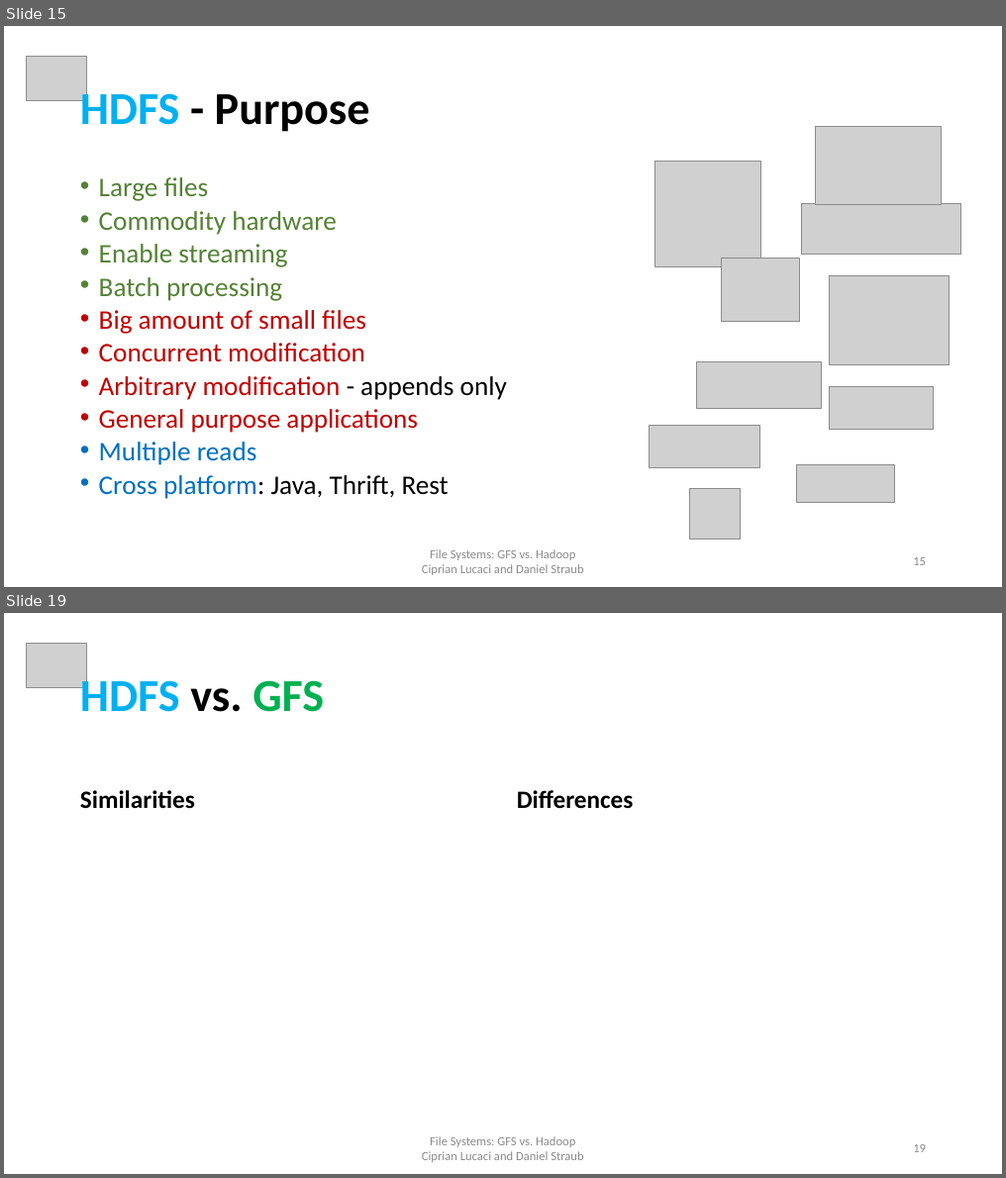
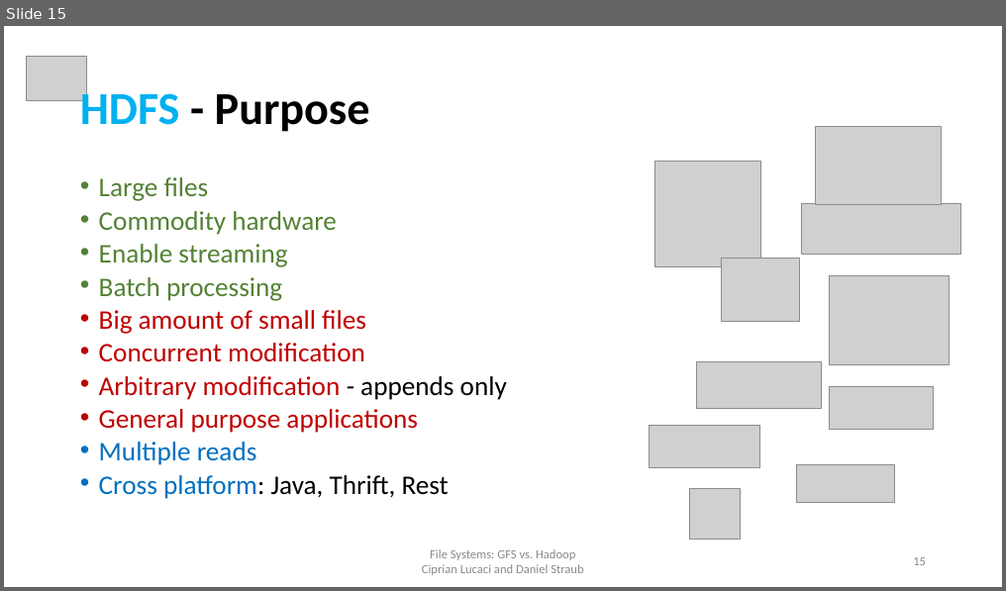
Before and after one commit to cipri7329/ss15-seminar, a slide deck: Presentation/DistributedFileSystems_Cipri.pptx. Shown one above the other, each under a label of ours: slides 15 and 19 before the commit, slide 15 after it; the slides between them are not shown. The pictures are 1006x1178 and 1006x591 pixels, drawn with LibreOffice and Linux fonts; fonts in the diff are those of the drawing; grey boxes stand for pictures; background and template pictures are left out. Boxes give left, top, right and bottom in pixels: in the first picture for what was removed or moved away, otherwise in the second. Text is boxed around its words. In the diff, an @@ line names an element or a change of style, - is before the commit and + after.

Commit message:
hdfs-video

```diff
--- a/Presentation/DistributedFileSystems_Cipri.pptx
+++ b/Presentation/DistributedFileSystems_Cipri.pptx
@@ slide 19 removed at [4,613,1002,1174], background #FFFFFF @@
@@ picture removed at [27,643,86,688] @@
@@ title removed at [80,673,324,712] @@
-HDFS vs. GFS
@@ text removed at [80,790,195,809] @@
-Similarities
@@ text removed at [517,790,634,809] @@
-Differences
@@ text removed at [422,1137,583,1162] @@
-File Systems: GFS vs. Hadoop
-Ciprian Lucaci and Daniel Straub
@@ page number removed at [913,1145,926,1153] @@
-19
```
Also in this commit, not shown: 1 slide changed, 5 other slides removed, 15 other files.
